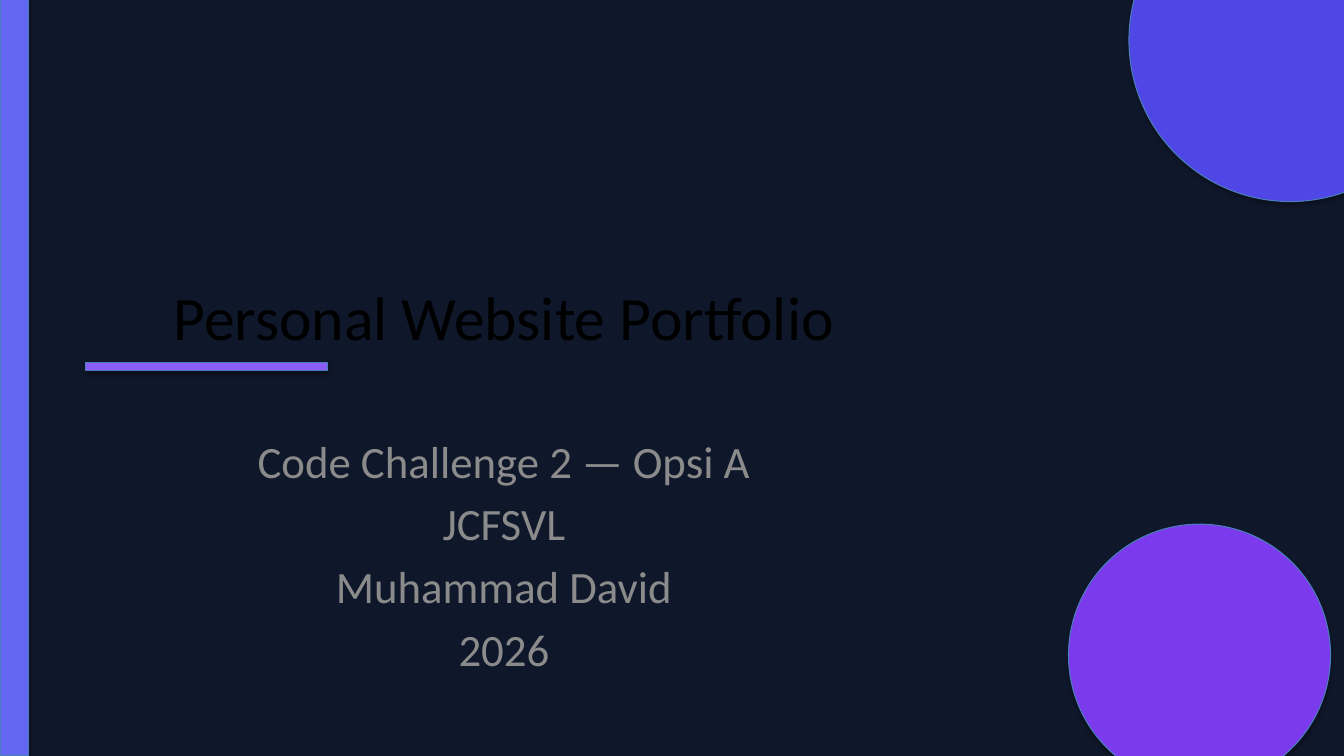
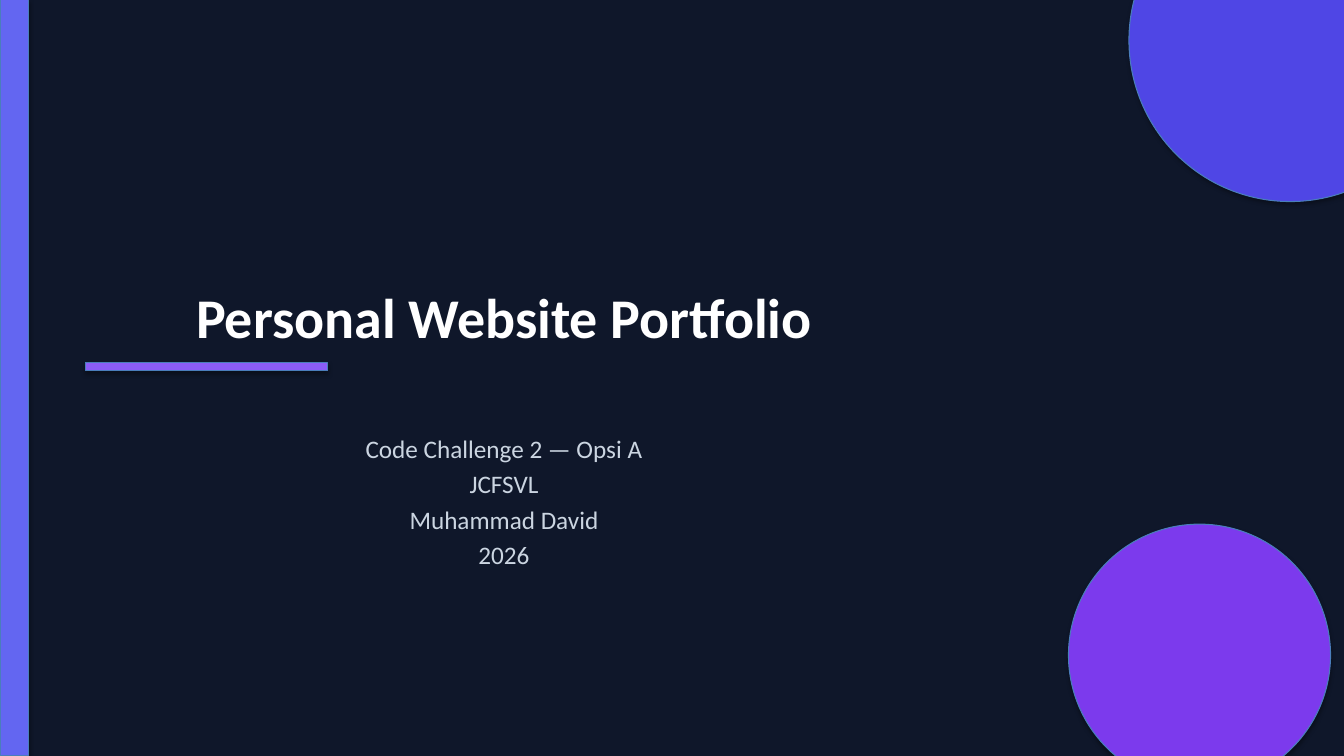
Before and after one commit to davidmuhamad97-ops/my_personalweb, a slide deck: slide 1 of presentation/Code-Challenge-2-Presentasi.pptx. Drawn at 1344x756 pixels with LibreOffice and Linux fonts; fonts in the diff are those of the drawing. Boxes give left, top, right and bottom in pixels: in the first picture for what was removed or moved away, otherwise in the second. Text is boxed around its words. In the diff, an @@ line names an element or a change of style, - is before the commit and + after.

```diff
--- a/presentation/Code-Challenge-2-Presentasi.pptx
+++ b/presentation/Code-Challenge-2-Presentasi.pptx
@@ title added at <box>196,298,812,339</box>, 40 pt, text #FFFFFF, bold @@
+Personal Website Portfolio
@@ subtitle "Code Challenge 2 — Opsi ..." at <box>366,440,643,564</box>: size 32 to 18 pt, text colour #8C8C8C to #CBD5E1; less space between paragraphs @@
```
Also in this commit, not shown: 8 other slides changed, 1 other file.
